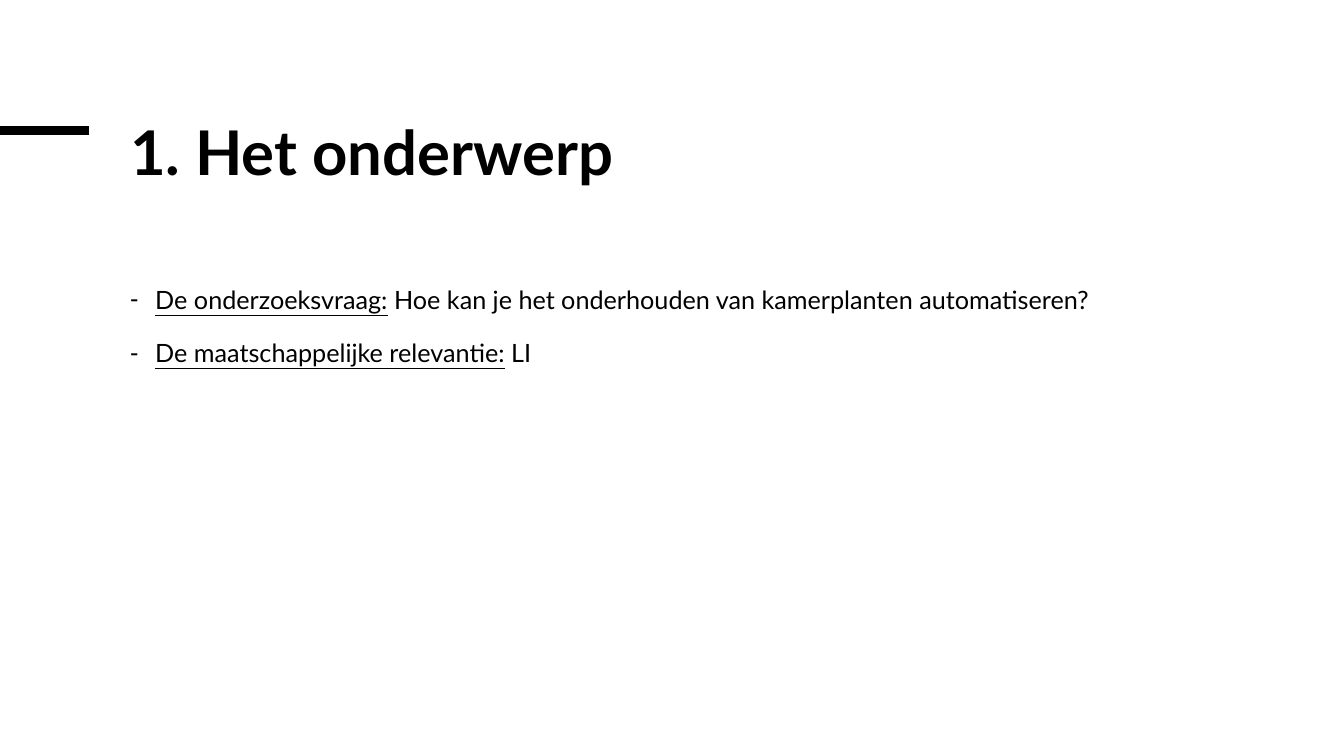
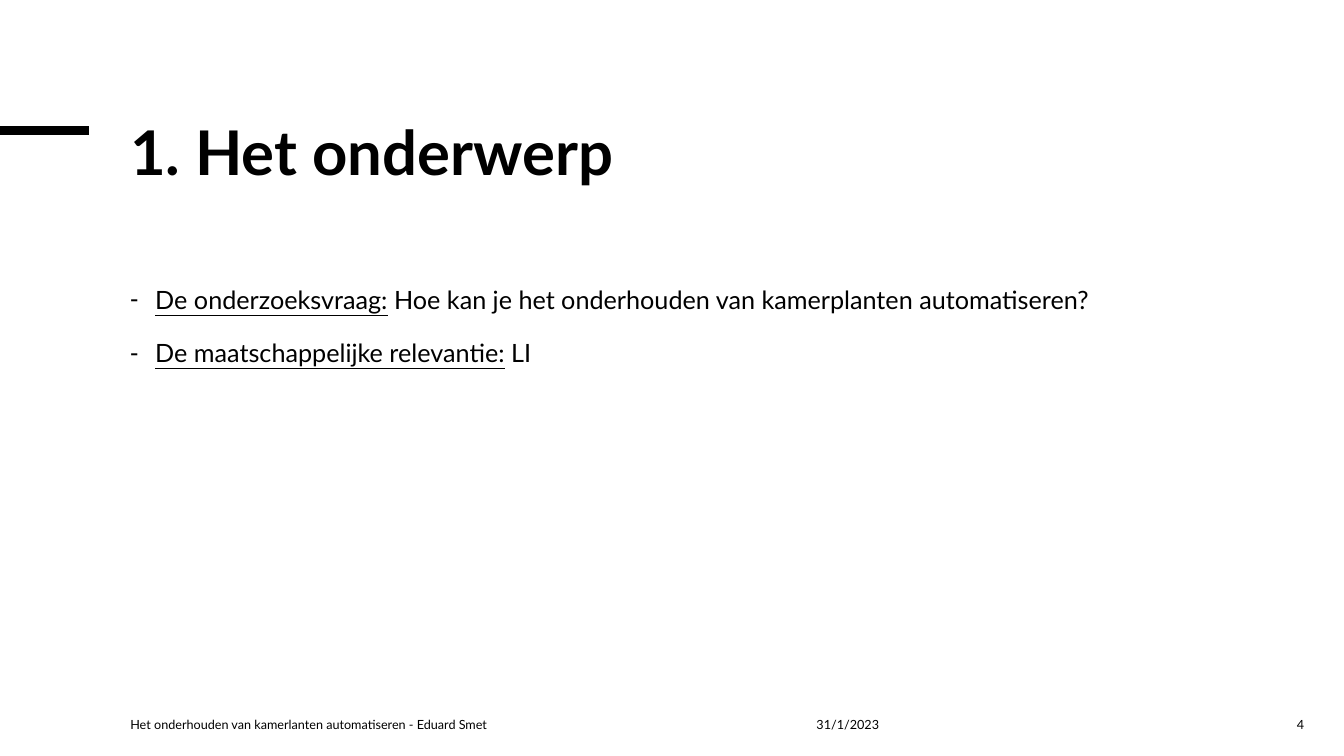
Before and after one commit to Celarye/syfinalproject, a slide deck: slide 4 of Het onderhouden van kamerplanten automatiseren.pptx. Drawn at 1344x756 pixels with LibreOffice and Linux fonts; fonts in the diff are those of the drawing. Boxes give left, top, right and bottom in pixels: in the first picture for what was removed or moved away, otherwise in the second. Text is boxed around its words. In the diff, an @@ line names an element or a change of style, - is before the commit and + after.

```diff
--- a/Het onderhouden van kamerplanten automatiseren.pptx
+++ b/Het onderhouden van kamerplanten automatiseren.pptx
@@ text added at [130, 719, 487, 729], 9 pt, text #000000 @@
+Het onderhouden van kamerlanten automatiseren - Eduard Smet
@@ text added at [816, 720, 879, 730], 9 pt, text #000000 @@
+31/1/2023
@@ page number added at [1297, 720, 1304, 729], 9 pt, text #000000 @@
+4
```
Also in this commit, not shown: 3 other slides changed.
